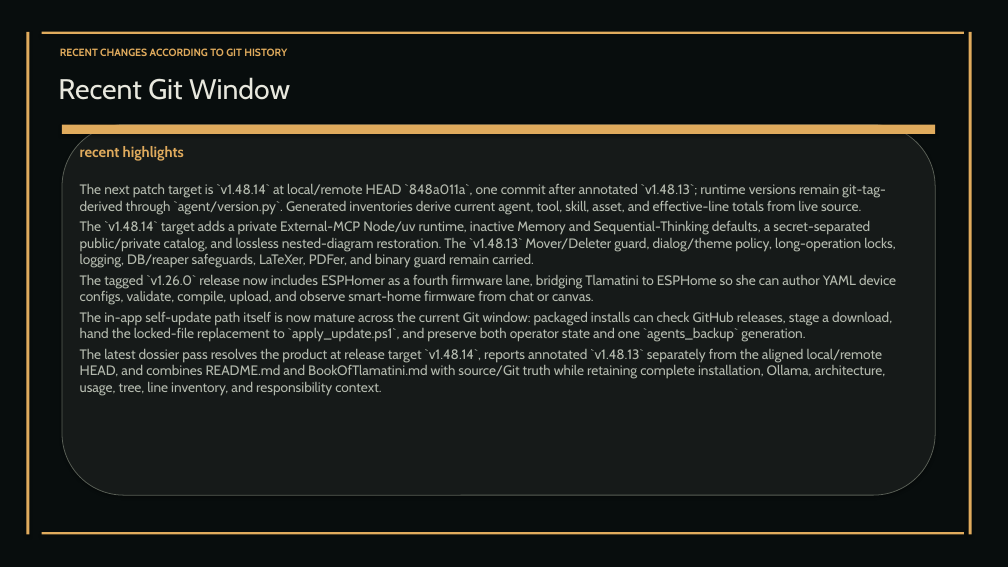
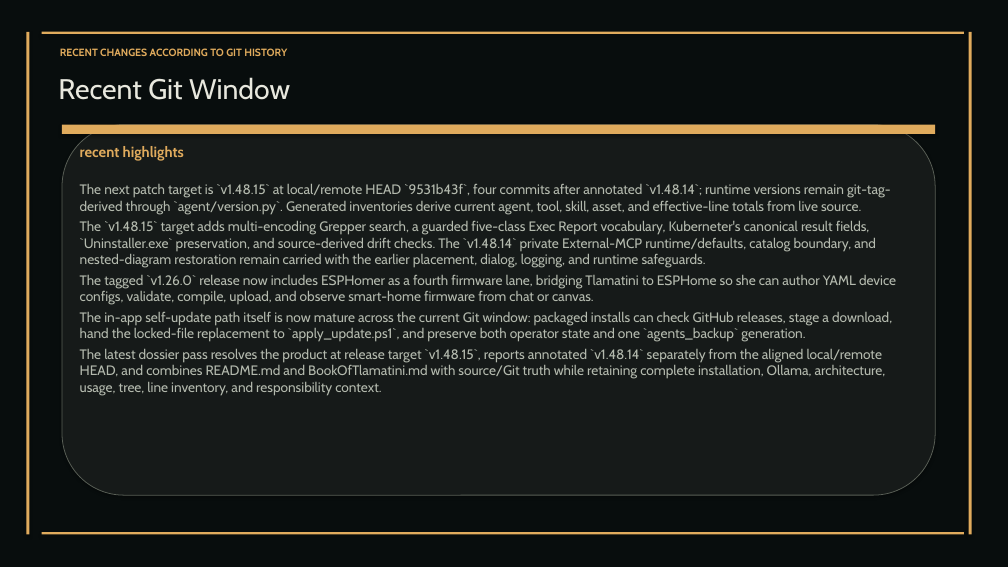
Before and after one commit to XAIHT/Tlamatini, a slide deck: slide 113 of Tlamatini_eXtended_Artificial_Intelligence_Humanly_Tempered.pptx. Drawn at 1008x567 pixels with LibreOffice and Linux fonts; fonts in the diff are those of the drawing. Boxes give left, top, right and bottom in pixels: in the first picture for what was removed or moved away, otherwise in the second. Text is boxed around its words. In the diff, an @@ line names an element or a change of style, - is before the commit and + after.

Commit message:
Fix stale test expectations + Grepper's UTF-16/cp1252 blindness and Memory and Sequential external MCPs, by angelahack1

```diff
--- a/Tlamatini_eXtended_Artificial_Intelligence_Humanly_Tempered.pptx
+++ b/Tlamatini_eXtended_Artificial_Intelligence_Humanly_Tempered.pptx
@@ text at [80,184,891,268]: text changed @@
-The next patch target is `v1.48.14` at local/remote HEAD `848a011a`, one commit after annotated `v1.48.13`; runtime versions remain git-tag-derived through `agent/version.py`. Generated inventories derive current agent, tool, skill, asset, and effective-line totals from live source.
-The `v1.48.14` target adds a private External-MCP Node/uv runtime, inactive Memory and Sequential-Thinking defaults, a secret-separated public/private catalog, and lossless nested-diagram restoration. The `v1.48.13` Mover/Deleter guard, dialog/theme policy, long-operation locks, logging, DB/reaper safeguards, LaTeXer, PDFer, and binary guard remain carried.
+The next patch target is `v1.48.15` at local/remote HEAD `9531b43f`, four commits after annotated `v1.48.14`; runtime versions remain git-tag-derived through `agent/version.py`. Generated inventories derive current agent, tool, skill, asset, and effective-line totals from live source.
+The `v1.48.15` target adds multi-encoding Grepper search, a guarded five-class Exec Report vocabulary, Kuberneter's canonical result fields, `Uninstaller.exe` preservation, and source-derived drift checks. The `v1.48.14` private External-MCP runtime/defaults, catalog boundary, and nested-diagram restoration remain carried with the earlier placement, dialog, logging, and runtime safeguards.
@@ text at [80,349,886,396]: text changed @@
-The latest dossier pass resolves the product at release target `v1.48.14`, reports annotated `v1.48.13` separately from the aligned local/remote HEAD, and combines README.md and BookOfTlamatini.md with source/Git truth while retaining complete installation, Ollama, architecture, usage, tree, line inventory, and responsibility context.
+The latest dossier pass resolves the product at release target `v1.48.15`, reports annotated `v1.48.14` separately from the aligned local/remote HEAD, and combines README.md and BookOfTlamatini.md with source/Git truth while retaining complete installation, Ollama, architecture, usage, tree, line inventory, and responsibility context.
```
Also in this commit, not shown: 57 other slides changed, 1 slide added, 36 other files.
